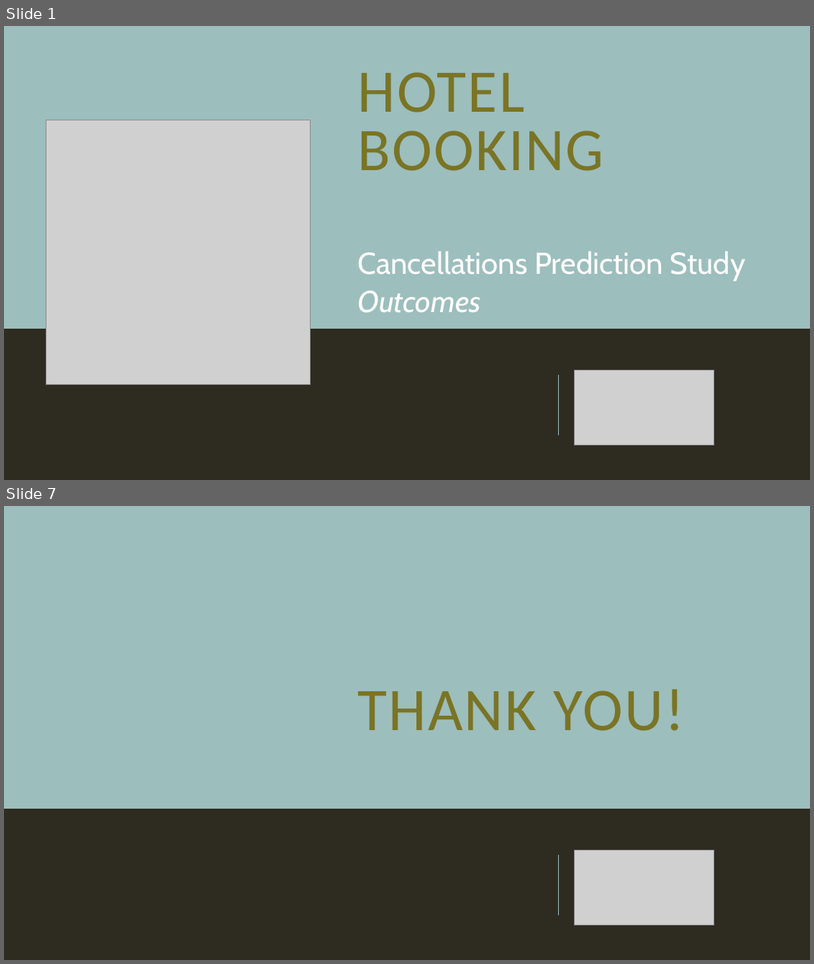
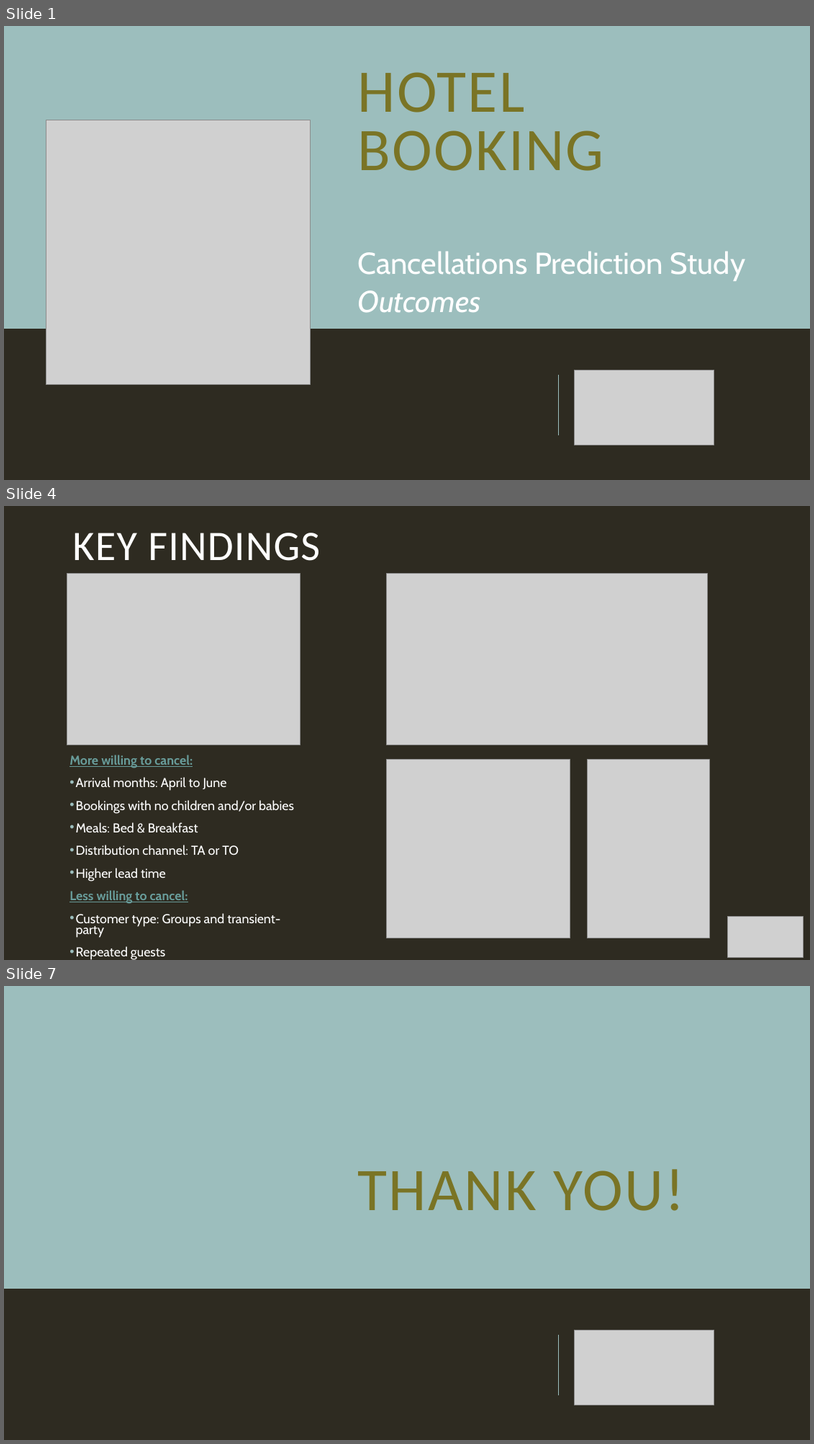
Before and after one commit to Debs86/Business_Cases_Projects, a slide deck: BC2/GroupD_BC2_Presentation.pptx. Shown one above the other, each under a label of ours: slides 1 and 7 before the commit, slides 1, 4 and 7 after it; the slides between them are not shown. The pictures are 814x964 and 814x1444 pixels, drawn with LibreOffice and Linux fonts; fonts in the diff are those of the drawing; grey boxes stand for pictures. Boxes give left, top, right and bottom in pixels: in the first picture for what was removed or moved away, otherwise in the second. Text is boxed around its words. In the diff, an @@ line names an element or a change of style, - is before the commit and + after.

```diff
--- a/BC2/GroupD_BC2_Presentation.pptx
+++ b/BC2/GroupD_BC2_Presentation.pptx
@@ slide 4 added at box(4, 506, 810, 960), background #2E2B21 @@
@@ title added at box(72, 533, 320, 561), 50 pt, text #FFFFFF @@
+KEY FINDINGS
@@ picture added at box(67, 574, 301, 745) @@
@@ picture added at box(387, 574, 709, 745) @@
@@ text added at box(70, 754, 294, 960), 15.4 pt, text #FFFFFF @@
+More willing to cancel:
+• Arrival months: April to June
+• Bookings with no children and/or babies
+• Meals: Bed & Breakfast
+• Distribution channel: TA or TO
+• Higher lead time
+Less willing to cancel:
+• Customer type: Groups and transient-party
+• Repeated guests
@@ picture added at box(387, 759, 571, 938) @@
@@ picture added at box(588, 759, 710, 938) @@
@@ picture added at box(728, 916, 804, 957) @@
```
Also in this commit, not shown: 3 slides changed, 1 other slide added, 2 slides removed.
